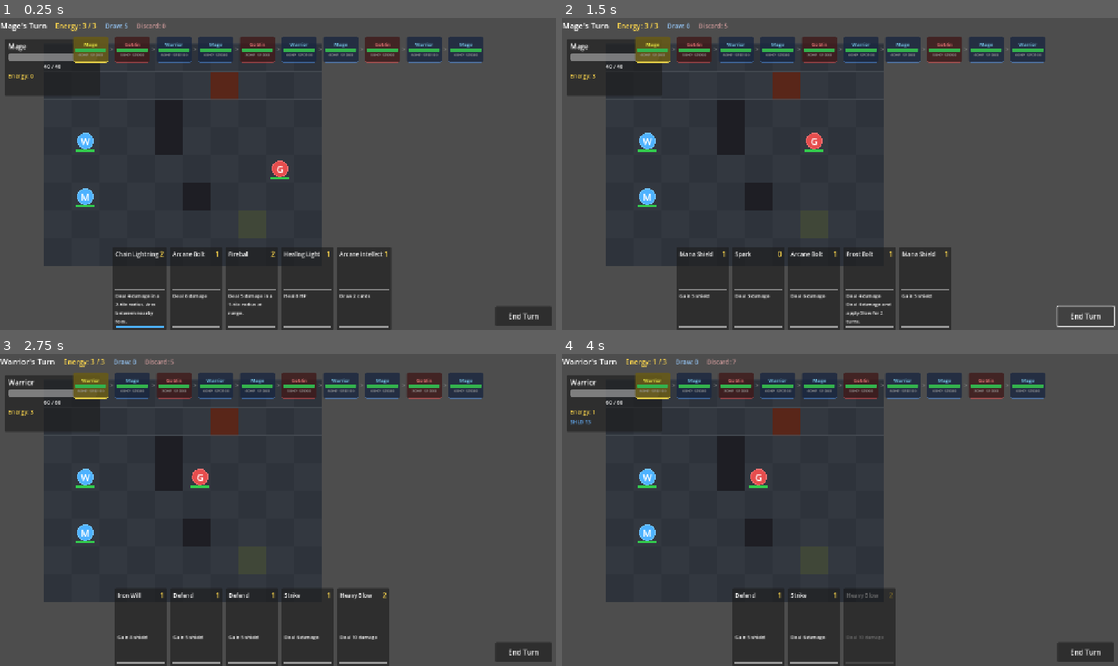
Above: before the commit, frames 1-4 (two rows, left to right).
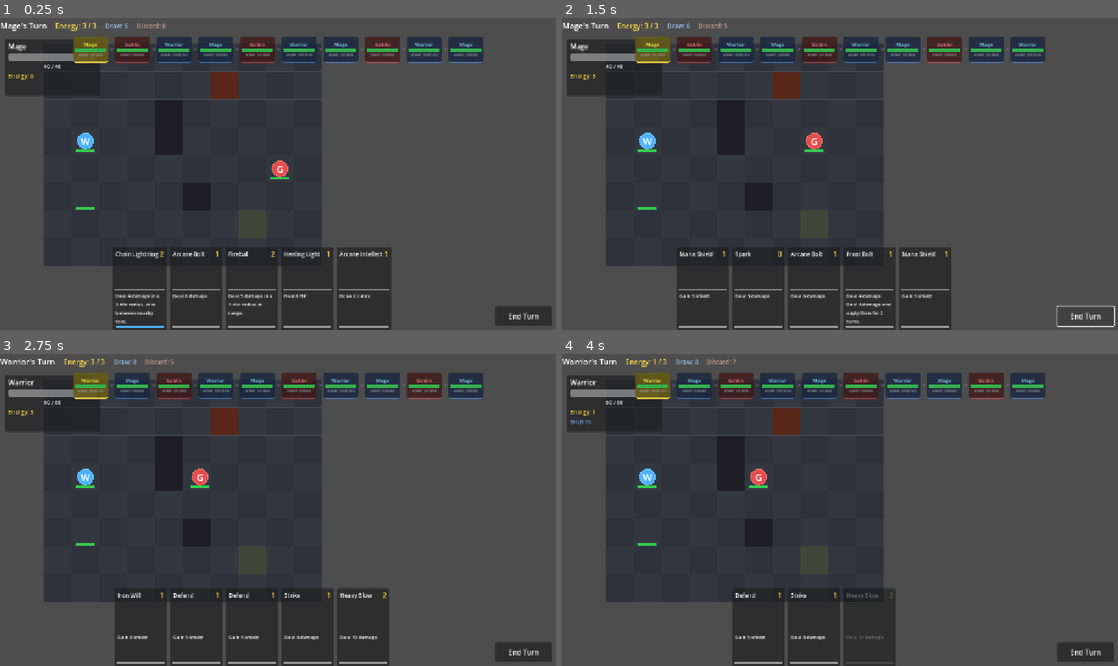
Above: after the commit, the same moments.

Repository: ihwooMil/gridspire
Game: Godot game, scene res://scenes/main.tscn
Same seed, same stepped clock (60 frames per second), same inputs: the game is played once before the commit and once after it.
Inputs (mouse positions are in pixels of both pictures, inside the frame that each line leads up to):
- Up to frame 1 (0.25 s): no input
- Up to frame 2 (1.5 s): click "End Turn" at 0.5 s; click "End Turn" at 1.25 s
- Up to frame 3 (2.75 s): click "End Turn" at 2 s
- Up to frame 4 (4 s): move the mouse to (701, 625) at 2.77 s; click (701, 625) at 2.92 s; tap Enter at 3.5 s; move the mouse to (728, 625) at 3.52 s; click (728, 625) at 3.67 s

The runs differ from the first frame. In frame 1, 0.2% of the frame differs, in the area x 13-17%, y 54-62%; in frame 2, 0.2%; in frame 3, 0.2%; in frame 4, 0.2%.

Commit message:
feat: apply Mage walk sprite sheet animation
- Load Seo-A-walk.png (5x5, 256x256 per frame, 25 frames) as Mage sprite
- AnimatedSprite2D with idle (frame 0) and walk (all 25 frames @ 12fps)
- Walk animation plays during grid movement, idle when stationary
- Sprite flips horizontally based on movement direction
- Selection highlight ring for sprite-sheet characters
- Characters with sprites skip circle drawing, keep HP bar

Co-Authored-By: Claude Opus 4.6 <noreply@anthropic.com>

Diff:
--- a/scripts/grid/grid_visual.gd
+++ b/scripts/grid/grid_visual.gd
@@ -34,6 +34,17 @@
 const COLOR_HP_BAR_BG := Color(0.15, 0.15, 0.15)
 const COLOR_HP_BAR_FILL := Color(0.2, 0.8, 0.3)
 const COLOR_HP_BAR_LOW := Color(0.9, 0.3, 0.2)
+
+## Sprite sheet definitions: character_name -> { path, cols, rows, frame_count, fps }
+var sprite_sheets: Dictionary = {
+	"Mage": {
+		"path": "res://res/Seo-A-walk.png",
+		"cols": 5,
+		"rows": 5,
+		"frame_count": 25,
+		"fps": 12.0,
+	},
+}
 
 ## Movement animation speed (pixels per second).
 var move_speed: float = 250.0
@@ -106,14 +117,76 @@
 			_create_character_sprite(tile.occupant)
 
 
-## Create a simple visual representation for a character.
+## Create a visual representation for a character.
+## If a sprite sheet is defined for this character, uses AnimatedSprite2D.
 func _create_character_sprite(character: CharacterData) -> Node2D:
 	var sprite := Node2D.new()
 	sprite.position = GridManager.grid_to_world(character.grid_position)
 	sprite.z_index = 1
 	add_child(sprite)
 	character_sprites[character] = sprite
+
+	# Check if this character has a sprite sheet
+	if sprite_sheets.has(character.character_name):
+		var sheet_info: Dictionary = sprite_sheets[character.character_name]
+		var anim_sprite := _create_animated_sprite(sheet_info)
+		if anim_sprite:
+			sprite.add_child(anim_sprite)
+			anim_sprite.play("idle")
+
 	return sprite
+
+
+## Create an AnimatedSprite2D from a sprite sheet definition.
+func _create_animated_sprite(sheet_info: Dictionary) -> AnimatedSprite2D:
+	var texture: Texture2D = load(sheet_info["path"])
+	if not texture:
+		return null
+
+	var cols: int = sheet_info["cols"]
+	var rows: int = sheet_info["rows"]
+	var frame_count: int = sheet_info["frame_count"]
+	var fps: float = sheet_info["fps"]
+	var frame_w: int = int(texture.get_width()) / cols
+	var frame_h: int = int(texture.get_height()) / rows
+
+	var frames := SpriteFrames.new()
+
+	# Idle animation (first frame only)
+	frames.add_animation("idle")
+	frames.set_animation_speed("idle", 1.0)
+	frames.set_animation_loop("idle", false)
+	var idle_tex := AtlasTexture.new()
+	idle_tex.atlas = texture
+	idle_tex.region = Rect2(0, 0, frame_w, frame_h)
+	frames.add_frame("idle", idle_tex)
+
+	# Walk animation (all frames)
+	frames.add_animation("walk")
+	frames.set_animation_speed("walk", fps)
+	frames.set_animation_loop("walk", true)
+	for i: int in frame_count:
+		var col: int = i % cols
+		var row: int = i / cols
+		var atlas_tex := AtlasTexture.new()
+		atlas_tex.atlas = texture
+		atlas_tex.region = Rect2(col * frame_w, row * frame_h, frame_w, frame_h)
+		frames.add_frame("walk", atlas_tex)
+
+	# Remove default animation if it exists
+	if frames.has_animation("default"):
+		frames.remove_animation("default")
+
+	var anim_sprite := AnimatedSprite2D.new()
+	anim_sprite.sprite_frames = frames
+	anim_sprite.centered = true
+	# Scale to fit tile size
+	var scale_factor: float = GridManager.tile_size.x / float(frame_w) * 0.9
+	anim_sprite.scale = Vector2(scale_factor, scale_factor)
+	# Offset up slightly so feet align with tile center
+	anim_sprite.offset = Vector2(0, -frame_h * 0.15)
+
+	return anim_sprite
 
 
 ## Ensure a sprite exists for the character, creating one if needed.
@@ -147,6 +220,10 @@
 	_anim_path = path
 	_anim_step = 0
 	_anim_progress = 0.0
+
+	# Start walk animation if character has AnimatedSprite2D
+	_play_character_anim(character, "walk")
+
 	# Start position is the character's pre-move position (first path entry's predecessor)
 	var start_pos: Vector2i = character.grid_position
 	if _anim_path.size() > 0:
@@ -154,6 +231,9 @@
 		_anim_from = _anim_sprite.position
 		_anim_to = GridManager.grid_to_world(_anim_path[0])
 
+		# Flip sprite based on movement direction
+		_flip_sprite_towards(character, _anim_path[0])
+
 
 func _process(delta: float) -> void:
 	if not _animating:
@@ -170,9 +250,10 @@
 		_anim_progress = 0.0
 
 		if _anim_step >= _anim_path.size():
-			# Animation complete
+			# Animation complete — switch to idle
 			_animating = false
 			_anim_sprite.position = GridManager.grid_to_world(_anim_character.grid_position)
+			_play_character_anim(_anim_character, "idle")
 			var finished_character: CharacterData = _anim_character
 			_anim_character = null
 			_anim_sprite = null
@@ -184,6 +265,8 @@
 		else:
 			_anim_from = _anim_to
 			_anim_to = GridManager.grid_to_world(_anim_path[_anim_step])
+			# Flip sprite for new direction
+			_flip_sprite_towards(_anim_character, _anim_path[_anim_step])
 
 	_anim_sprite.position = _anim_from.lerp(_anim_to, _anim_progress)
 	queue_redraw()
@@ -266,35 +349,40 @@
 		var sprite: Node2D = character_sprites[character]
 		var center: Vector2 = sprite.position
 		var half: Vector2 = ts * 0.4
-
-		# Body shape
-		var body_color: Color = _get_faction_color(character.faction)
-		if character == selected_character:
-			body_color = body_color.lightened(0.3)
-
-		# Draw character as a filled circle with a border
-		draw_circle(center, half.x * 0.7, body_color)
-		draw_arc(center, half.x * 0.7, 0, TAU, 32, body_color.lightened(0.2), 2.0)
-
-		# Character initial
-		var font: Font = ThemeDB.fallback_font
-		var font_size: int = int(ts.y * 0.35)
-		var ch_text: String = character.character_name.left(1)
-		var text_size: Vector2 = font.get_string_size(ch_text, HORIZONTAL_ALIGNMENT_CENTER, -1, font_size)
-		draw_string(
-			font,
-			center + Vector2(-text_size.x * 0.5, text_size.y * 0.3),
-			ch_text,
-			HORIZONTAL_ALIGNMENT_LEFT,
-			-1,
-			font_size,
-			Color.WHITE,
-		)
-
-		# HP bar
+		var has_sprite_sheet: bool = sprite_sheets.has(character.character_name)
+
+		if not has_sprite_sheet:
+			# Draw circle placeholder for characters without sprite sheets
+			var body_color: Color = _get_faction_color(character.faction)
+			if character == selected_character:
+				body_color = body_color.lightened(0.3)
+			draw_circle(center, half.x * 0.7, body_color)
+			draw_arc(center, half.x * 0.7, 0, TAU, 32, body_color.lightened(0.2), 2.0)
+
+			# Character initial
+			var font: Font = ThemeDB.fallback_font
+			var font_size: int = int(ts.y * 0.35)
+			var ch_text: String = character.character_name.left(1)
+			var text_size: Vector2 = font.get_string_size(ch_text, HORIZONTAL_ALIGNMENT_CENTER, -1, font_size)
+			draw_string(
+				font,
+				center + Vector2(-text_size.x * 0.5, text_size.y * 0.3),
+				ch_text,
+				HORIZONTAL_ALIGNMENT_LEFT,
+				-1,
+				font_size,
+				Color.WHITE,
+			)
+
+		# Selection highlight for sprite-sheet characters
+		if has_sprite_sheet and character == selected_character:
+			draw_arc(center, half.x * 0.85, 0, TAU, 32, Color(1.0, 1.0, 0.3, 0.6), 2.0)
+
+		# HP bar (always drawn for all characters)
 		var bar_width: float = ts.x * 0.7
 		var bar_height: float = 4.0
-		var bar_start: Vector2 = center + Vector2(-bar_width * 0.5, half.y * 0.8)
+		var bar_y_offset: float = half.y * 0.8 if not has_sprite_sheet else half.y * 1.0
+		var bar_start: Vector2 = center + Vector2(-bar_width * 0.5, bar_y_offset)
 		var bg_rect := Rect2(bar_start, Vector2(bar_width, bar_height))
 		draw_rect(bg_rect, COLOR_HP_BAR_BG, true)
 
@@ -302,6 +390,33 @@
 		var hp_color: Color = COLOR_HP_BAR_FILL if hp_ratio > 0.3 else COLOR_HP_BAR_LOW
 		var fill_rect := Rect2(bar_start, Vector2(bar_width * hp_ratio, bar_height))
 		draw_rect(fill_rect, hp_color, true)
+
+
+## Play an animation on a character's AnimatedSprite2D (if it has one).
+func _play_character_anim(character: CharacterData, anim_name: String) -> void:
+	if not character_sprites.has(character):
+		return
+	var sprite: Node2D = character_sprites[character]
+	for child: Node in sprite.get_children():
+		if child is AnimatedSprite2D:
+			var anim: AnimatedSprite2D = child
+			if anim.sprite_frames and anim.sprite_frames.has_animation(anim_name):
+				anim.play(anim_name)
+			return
+
+
+## Flip sprite horizontally based on movement direction.
+func _flip_sprite_towards(character: CharacterData, target_pos: Vector2i) -> void:
+	if not character_sprites.has(character):
+		return
+	var sprite: Node2D = character_sprites[character]
+	var current_world: Vector2 = sprite.position
+	var target_world: Vector2 = GridManager.grid_to_world(target_pos)
+	for child: Node in sprite.get_children():
+		if child is AnimatedSprite2D:
+			# Flip if moving left
+			child.flip_h = target_world.x < current_world.x
+			return
 
 
 func _get_faction_color(faction: Enums.Faction) -> Color:
